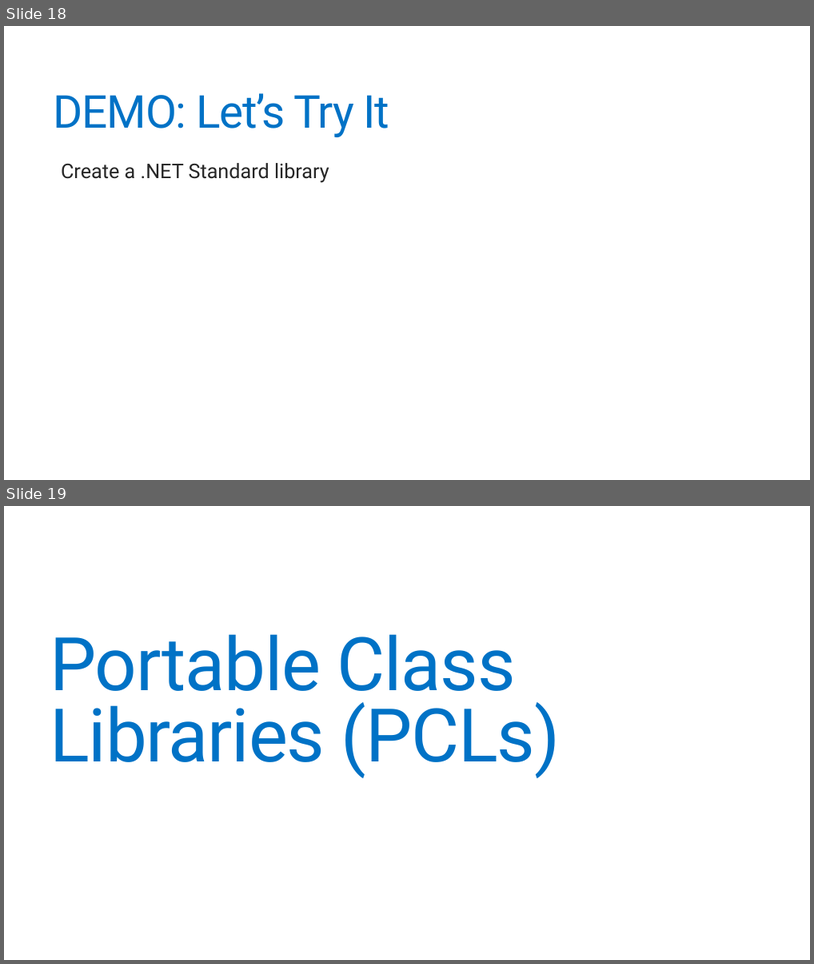
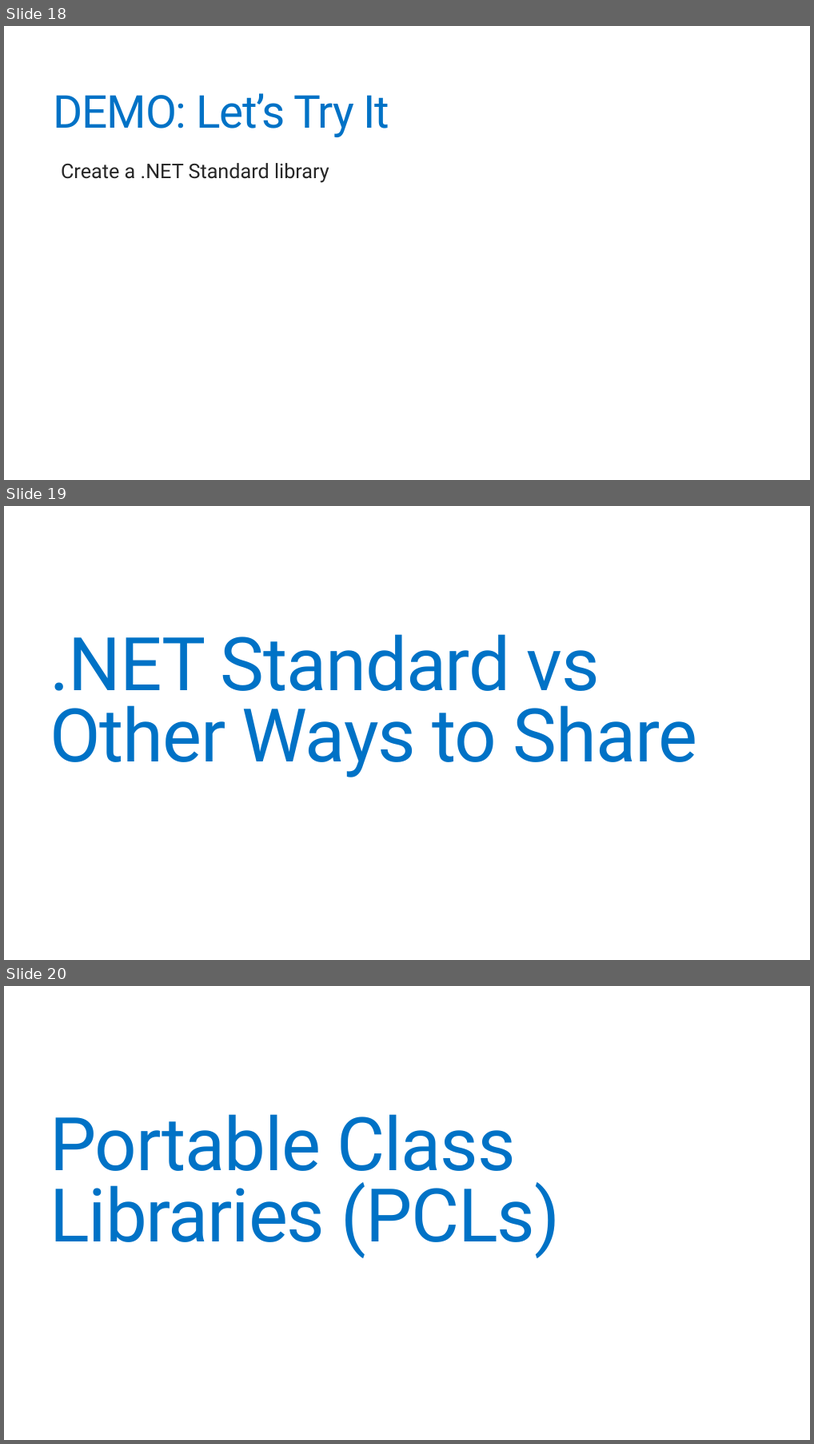
Before and after one commit to jonathantower/dotnet-standard, a slide deck: slides.pptx. Shown one above the other, each under a label of ours: slides 18 and 19 before the commit, slides 18, 19 and 20 after it. The pictures are 814x964 and 814x1444 pixels, drawn with LibreOffice and Linux fonts; fonts in the diff are those of the drawing. Boxes give left, top, right and bottom in pixels: in the first picture for what was removed or moved away, otherwise in the second. Text is boxed around its words. In the diff, an @@ line names an element or a change of style, - is before the commit and + after.

```diff
--- a/slides.pptx
+++ b/slides.pptx
@@ slide 19 added at (4, 506, 810, 960), background #FFFFFF @@
@@ title added at (50, 634, 698, 777), 88 pt, text #0072C6 @@
+.NET Standard vs Other Ways to Share
@@ what was slide 19 is now slide 20 @@
```
Also in this commit, not shown: 11 slides changed, 5 other slides added, 2 slides removed, 1 other file.
